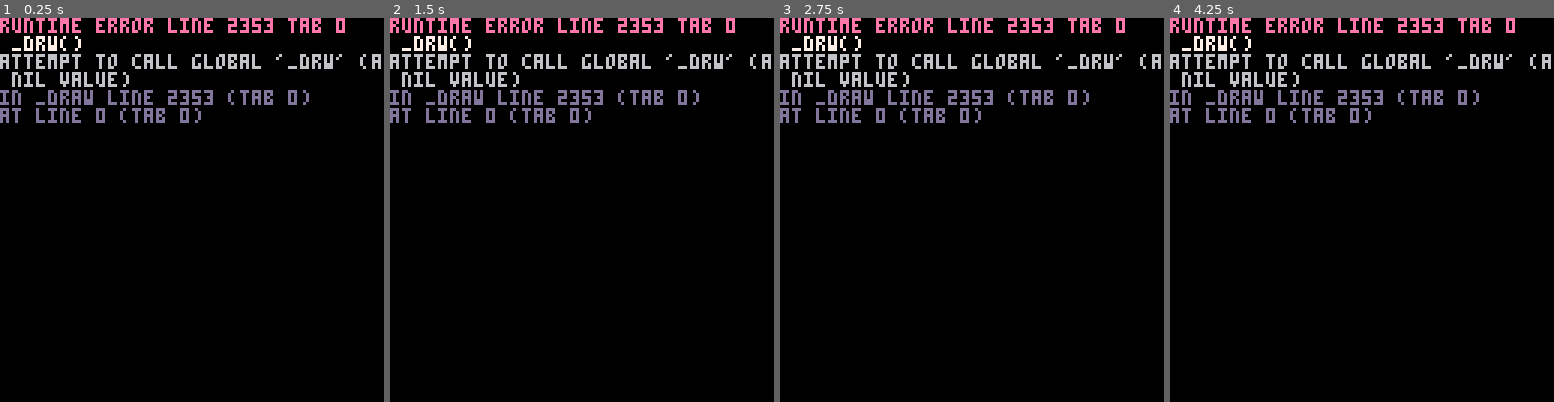
Above: before the commit, frames 1-4 (left to right).
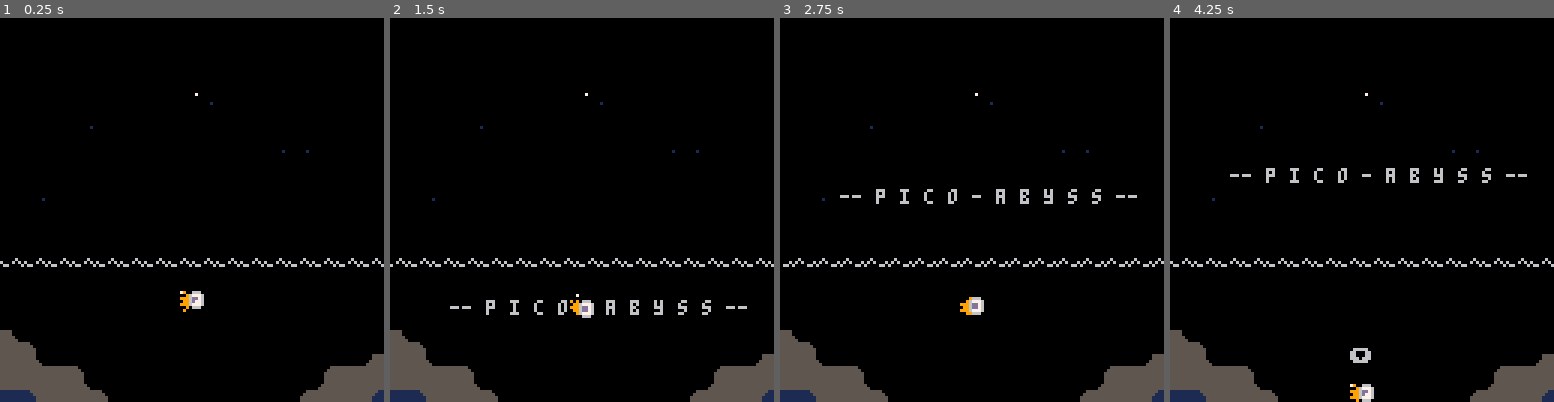
Above: after the commit, the same moments.

Repository: chebastian/picoabyss
Game: PICO-8 cartridge rouge.p8
The game is run twice, just before and just after one commit, with the same random seed, the same clock (stepped at 60 frames per second) and the same inputs.
Inputs:
- Up to frame 1 (0.25 s): no input
- Up to frame 2 (1.5 s): tap X (X key) at 0.33, 1.07 s; tap O (Z key) at 0.7 s
- Up to frame 3 (2.75 s): hold Right 1.6-2.1 s; tap O (Z key) at 1.7, 2.1, 2.5 s; tap X (X key) at 1.85 s; hold Up 2.15-2.42 s; hold Right from 2.47 s (still down)
- Up to frame 4 (4.25 s): tap O (Z key) every 0.4 s from 2.9 to 4.1 s; tap X (X key) at 2.97, 4.08 s; release Right at 3.03 s; hold Left 3.08-3.58 s; hold Down 3.63-3.97 s; hold Right from 4.02 s (still down)

The runs differ from the first frame. In frame 1, 11% of the frame differs, in the area x 0-100%, y 0-100%; in frame 2, 12%; in frame 3, 12%; in frame 4, 12%.
Error before the commit: runtime error line 2353 tab 0; _drw(); attempt to call global '_drw' (a nil value)

Commit message:
bugfix, include scenes and swap scene after boat passes

Diff:
--- a/rouge.p8
+++ b/rouge.p8
@@ -10,7 +10,7 @@
 #include items.lua
 #include utils.lua
 #include ui.lua
-
+#include scenes.lua
 -- …
 -- …∧░➡️⧗▤⬆️☉🅾️◆
 -- █★⬇️✽●♥웃⌂⬅️
--- a/scenes.lua
+++ b/scenes.lua
@@ -53,8 +53,8 @@
 end
 
 function upd_nextlevel()
-  _ship.pos.x += 0.2
-  if btnp(4) then
+  _ship.pos_ren.x += 0.05
+  if btnp(4) or _ship.pos_ren.x > 14 then
     drw_loading()
     restart()
     pop_upd()
